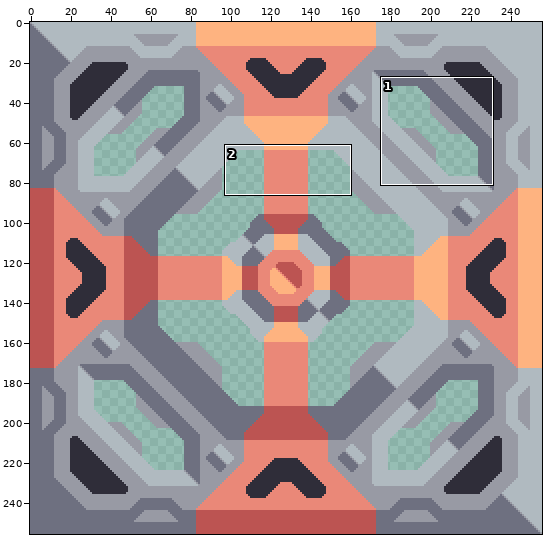
One commit to this sprite sheet: assets/sprites/blocks/power/fusion-reactor.png. Above, an overview of the earlier version with the close-up marked.
Close-up. Before the edit:
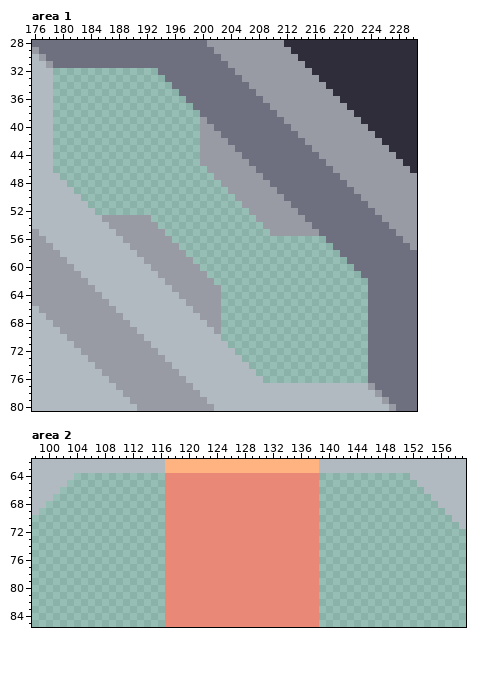
The file is 256x256 pixels. Shown: area 1: x 176..230, y 28..80; area 2: x 98..159, y 62..85. The commit also changed other parts of the picture, which this record leaves out.
The result:
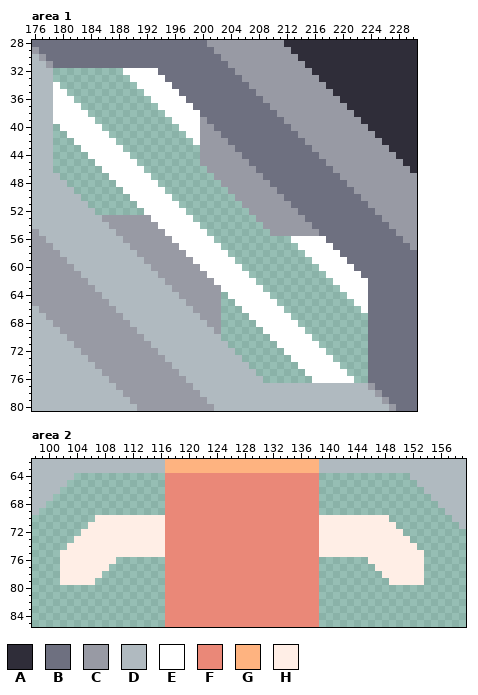
Palette (. is transparent): A #2f2d39  B #6e7080  C #989aa4  D #b0bac0  E #ffffff  F #ea8878  G #feb380  H #ffeee6
What changed:
Area 1:
y 32: x 189..193 ..... -> EEEEE
y 33: x 190..194 ..... -> EEEEE
y 34: x 179 . -> E; x 191..195 ..... -> EEEEE
y 35: x 179..180 .. -> EE; x 192..196 ..... -> EEEEE
y 36: x 179..181 ... -> EEE; x 193..197 ..... -> EEEEE
y 37: x 179..182 .... -> EEEE; x 194..198 ..... -> EEEEE
y 38: x 179..183 ..... -> EEEEE; x 195..199 ..... -> EEEEE
y 39: x 179..184 ...... -> EEEEEE; x 196..199 .... -> EEEE
y 40: x 180..185 ...... -> EEEEEE; x 197..199 ... -> EEE
y 41: x 181..186 ...... -> EEEEEE; x 198..199 .. -> EE
y 42: x 182..187 ...... -> EEEEEE; x 199 . -> E
y 43: x 183..188 ...... -> EEEEEE
y 44: x 184..189 ...... -> EEEEEE
y 45: x 185..190 ...... -> EEEEEE
y 46: x 186..191 ...... -> EEEEEE
y 47: x 187..192 ...... -> EEEEEE
y 48: x 188..193 ...... -> EEEEEE
y 49: x 189..194 ...... -> EEEEEE
y 50: x 190..195 ...... -> EEEEEE
y 51: x 191..196 ...... -> EEEEEE
y 52: x 192..197 ...... -> EEEEEE
y 53: x 193..198 ...... -> EEEEEE
y 54: x 194..199 ...... -> EEEEEE
y 55: x 195..200 ...... -> EEEEEE
y 56: x 196..201 ...... -> EEEEEE; x 213..217 ..... -> EEEEE
y 57: x 197..202 ...... -> EEEEEE; x 214..218 ..... -> EEEEE
y 58: x 198..203 ...... -> EEEEEE; x 215..219 ..... -> EEEEE
y 59: x 199..204 ...... -> EEEEEE; x 216..220 ..... -> EEEEE
y 60: x 200..205 ...... -> EEEEEE; x 217..221 ..... -> EEEEE
y 61: x 201..206 ...... -> EEEEEE; x 218..222 ..... -> EEEEE
y 62: x 202..207 ...... -> EEEEEE; x 219..223 ..... -> EEEEE
y 63: x 203..208 ...... -> EEEEEE; x 220..223 .... -> EEEE
y 64: x 204..209 ...... -> EEEEEE; x 221..223 ... -> EEE
y 65: x 205..210 ...... -> EEEEEE; x 222..223 .. -> EE
y 66: x 206..211 ...... -> EEEEEE; x 223 . -> E
y 67: x 207..212 ...... -> EEEEEE
y 68: x 208..213 ...... -> EEEEEE
y 69: x 209..214 ...... -> EEEEEE
y 70: x 210..215 ...... -> EEEEEE
y 71: x 211..216 ...... -> EEEEEE
y 72: x 212..217 ...... -> EEEEEE
y 73: x 213..218 ...... -> EEEEEE
y 74: x 214..219 ...... -> EEEEEE
y 75: x 215..220 ...... -> EEEEEE
y 76: x 216..221 ...... -> EEEEEE
Area 2:
y 70: x 107..116 .......... -> HHHHHHHHHH; x 139..148 .......... -> HHHHHHHHHH
y 71: x 106..116 ........... -> HHHHHHHHHHH; x 139..149 ........... -> HHHHHHHHHHH
y 72: x 105..116 ............ -> HHHHHHHHHHHH; x 139..150 ............ -> HHHHHHHHHHHH
y 73: x 104..116 ............. -> HHHHHHHHHHHHH; x 139..151 ............. -> HHHHHHHHHHHHH
y 74: x 103..116 .............. -> HHHHHHHHHHHHHH; x 139..152 .............. -> HHHHHHHHHHHHHH
y 75: x 102..116 ............... -> HHHHHHHHHHHHHHH; x 139..153 ............... -> HHHHHHHHHHHHHHH
y 76: x 102..109 ........ -> HHHHHHHH; x 146..153 ........ -> HHHHHHHH
y 77: x 102..108 ....... -> HHHHHHH; x 147..153 ....... -> HHHHHHH
y 78: x 102..107 ...... -> HHHHHH; x 148..153 ...... -> HHHHHH
y 79: x 102..106 ..... -> HHHHH; x 149..153 ..... -> HHHHH
